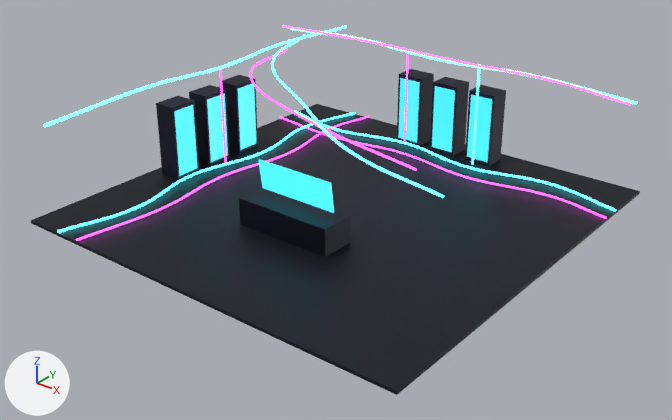
One commit to the glTF model public/models/server-room.glb: the scene before it, then after it.
Before and after are seen from a 50 mm camera at (16.76, -21.42, 13.0) aimed at (0.31, -0.86, 0.25). Arrows for +X, +Y and +Z are at lower left; the lights stay in place. The older version comes first. Where no turn or scale is listed for an object, it has been applied to the vertices.

The first picture shows 'Cable_Arch_cyan', 'Cable_Arch_magenta', 'Cable_CeilBack_cyan', 'Cable_CeilBack_magenta', 'Cable_CeilLeft_cyan', 'Cable_Drop_back_left', 'Cable_Drop_back_right', 'Cable_Drop_left_top', 'Cable_FloorBack_cyan', 'Cable_FloorBack_magenta', 'Cable_FloorLeft_cyan', 'Cable_FloorLeft_magenta', 'Desk', 'Floor', 'Monitor', 'Rack_applytok', 'Rack_capitol-alpha', 'Rack_imc-prosperity', 'Rack_linuxbenchhub', 'Rack_naijatank', 'Rack_staija', 'Screen_capitol-alpha', 'Screen_imc-prosperity', 'Screen_linuxbenchhub' and 3 more.
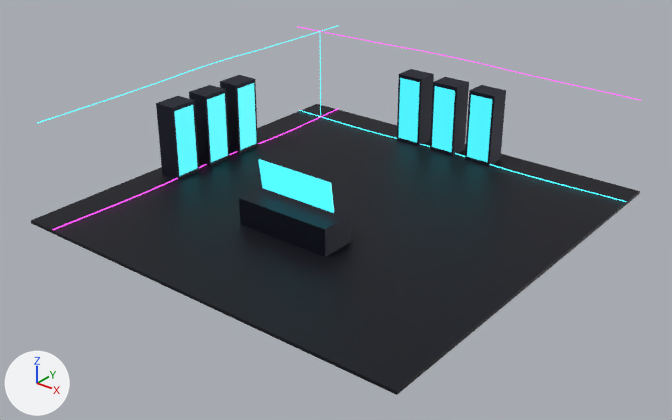
Location of each change, [x1, y1, x2, y2] in pixels of the pictures (672 x 420 px):
'Cable_CeilLeft_cyan', deleted
    before: [43, 26, 347, 127]
'Cable_CeilBack_magenta', deleted
    before: [282, 25, 631, 105]
'Cable_FloorLeft_cyan', deleted
    before: [57, 112, 356, 233]
'Cable_FloorBack_cyan', deleted
    before: [294, 111, 616, 212]
'Cable_Arch_cyan', deleted
    before: [271, 34, 444, 198]
'Cable_FloorBack_magenta', deleted
    before: [280, 117, 607, 219]
'Cable_FloorLeft_magenta', deleted
    before: [76, 116, 369, 241]
'Cable_Arch_magenta', deleted
    before: [249, 48, 417, 171]
'Cable_CeilBack_cyan', deleted
    before: [291, 29, 637, 105]
'Cable_CeilBack', added
    after: [297, 26, 641, 101]
'Cable_CeilLeft', added
    after: [37, 25, 339, 124]
'Cable_FloorBack', added
    after: [299, 110, 626, 202]
'Cable_FloorLeft', added
    after: [53, 108, 339, 230]
'Cable_Drop_back_right', deleted
    before: [472, 64, 481, 165]
'Cable_Drop_left_top', deleted
    before: [219, 69, 227, 163]
'Cable_Drop_back_left', deleted
    before: [404, 53, 409, 143]

The change in detail:
Material 'M_Cable_CeilLeft' (mat_m_cable_ceilleft) is new.
Its base color is (0.0, 0.0, 0.0) (black #000000).
Its metallic is 1.0.
Its roughness is 1.0.
Its emission color is (0.0723, 0.888, 1.0) (cyan #4cf2ff).
Its emission strength is 1.5.
Material 'M_Cable_CeilBack' (mat_m_cable_ceilback) is new.
Its base color is (0.0, 0.0, 0.0) (black #000000).
Its metallic is 1.0.
Its roughness is 1.0.
Its emission color is (1.0, 0.0723, 0.888) (pink #ff4cf2).
Its emission strength is 1.5.
Material 'M_Cable_FloorLeft' (mat_m_cable_floorleft) is new.
Its base color is (0.0, 0.0, 0.0) (black #000000).
Its metallic is 1.0.
Its roughness is 1.0.
Its emission color is (1.0, 0.0723, 0.888) (pink #ff4cf2).
Its emission strength is 1.8.
Material 'M_Cable_FloorBack' (mat_m_cable_floorback) is new.
Its base color is (0.0, 0.0, 0.0) (black #000000).
Its metallic is 1.0.
Its roughness is 1.0.
Its emission color is (0.0723, 0.888, 1.0) (cyan #4cf2ff).
Its emission strength is 1.8.
Mesh me_curve_ceilleft is new.
It has 730 vertices, 1440 faces and spans x -5.86..-5.69, y -7.0..7.0, z 3.49..3.62.
It uses material mat_m_cable_ceilleft (black #000000, glowing cyan #4cf2ff).
Mesh me_curve_ceilback is new.
It has 730 vertices, 1440 faces and spans x -7.0..7.0, y 5.69..5.86, z 3.49..3.62.
It uses material mat_m_cable_ceilback (black #000000, glowing pink #ff4cf2).
Mesh me_curve_floorleft is new.
It has 730 vertices, 1440 faces and spans x -5.87..-5.68, y -7.0..7.0, z 0.02..0.08.
It uses material mat_m_cable_floorleft (black #000000, glowing pink #ff4cf2).
Mesh me_curve_floorback is new.
It has 730 vertices, 1440 faces and spans x -7.0..7.0, y 5.68..5.87, z 0.02..0.08.
It uses material mat_m_cable_floorback (black #000000, glowing cyan #4cf2ff).
Object 'Cable_FloorBack_cyan' (ob_cable_floorback_cyan) is deleted.
Object 'Cable_FloorBack_magenta' (ob_cable_floorback_magenta) is deleted.
Object 'Cable_FloorLeft_cyan' (ob_cable_floorleft_cyan) is deleted.
Object 'Cable_FloorLeft_magenta' (ob_cable_floorleft_magenta) is deleted.
Object 'Cable_CeilBack_cyan' (ob_cable_ceilback_cyan) is deleted.
Object 'Cable_CeilBack_magenta' (ob_cable_ceilback_magenta) is deleted.
Object 'Cable_CeilLeft_cyan' (ob_cable_ceilleft_cyan) is deleted.
Object 'Cable_Drop_back_left' (ob_cable_drop_back_left) is deleted.
Object 'Cable_Drop_back_right' (ob_cable_drop_back_right) is deleted.
Object 'Cable_Drop_left_top' (ob_cable_drop_left_top) is deleted.
Object 'Cable_Arch_cyan' (ob_cable_arch_cyan) is deleted.
Object 'Cable_Arch_magenta' (ob_cable_arch_magenta) is deleted.
Object 'Cable_CeilLeft' (ob_cable_ceilleft) is new; it shows me_curve_ceilleft.
Its location is (0.0, 0.0, 0.0).
Object 'Cable_CeilBack' (ob_cable_ceilback) is new; it shows me_curve_ceilback.
Its location is (0.0, 0.0, 0.0).
Object 'Cable_FloorLeft' (ob_cable_floorleft) is new; it shows me_curve_floorleft.
Its location is (0.0, 0.0, 0.0).
Object 'Cable_FloorBack' (ob_cable_floorback) is new; it shows me_curve_floorback.
Its location is (0.0, 0.0, 0.0).
